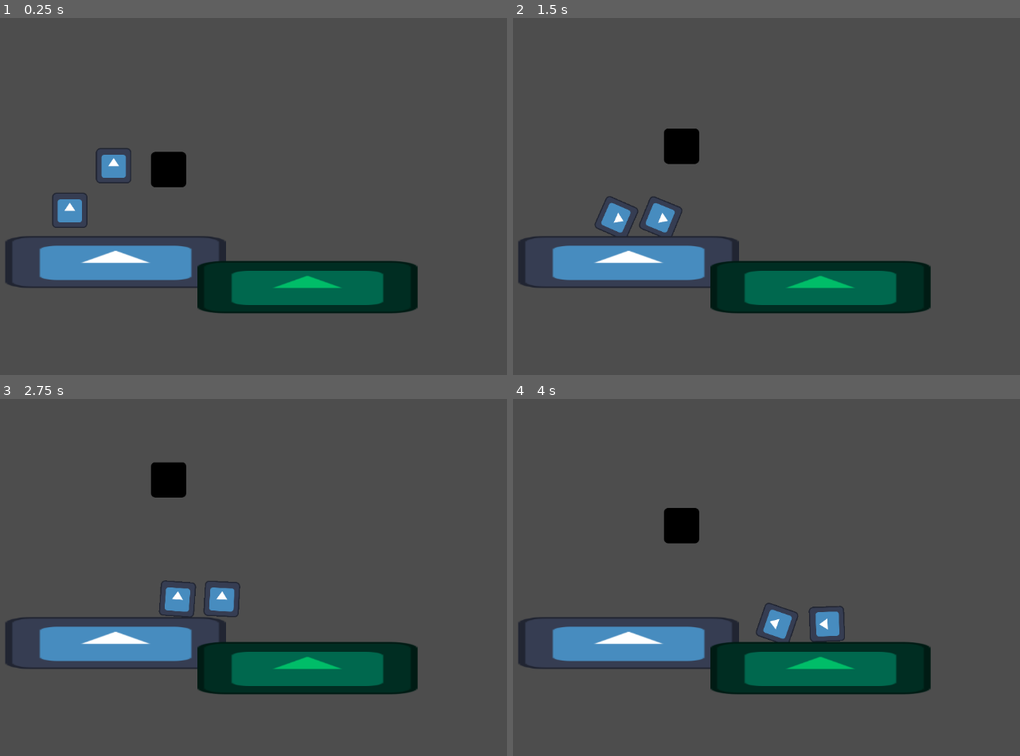
Above: before the commit, frames 1-4 (two rows, left to right).
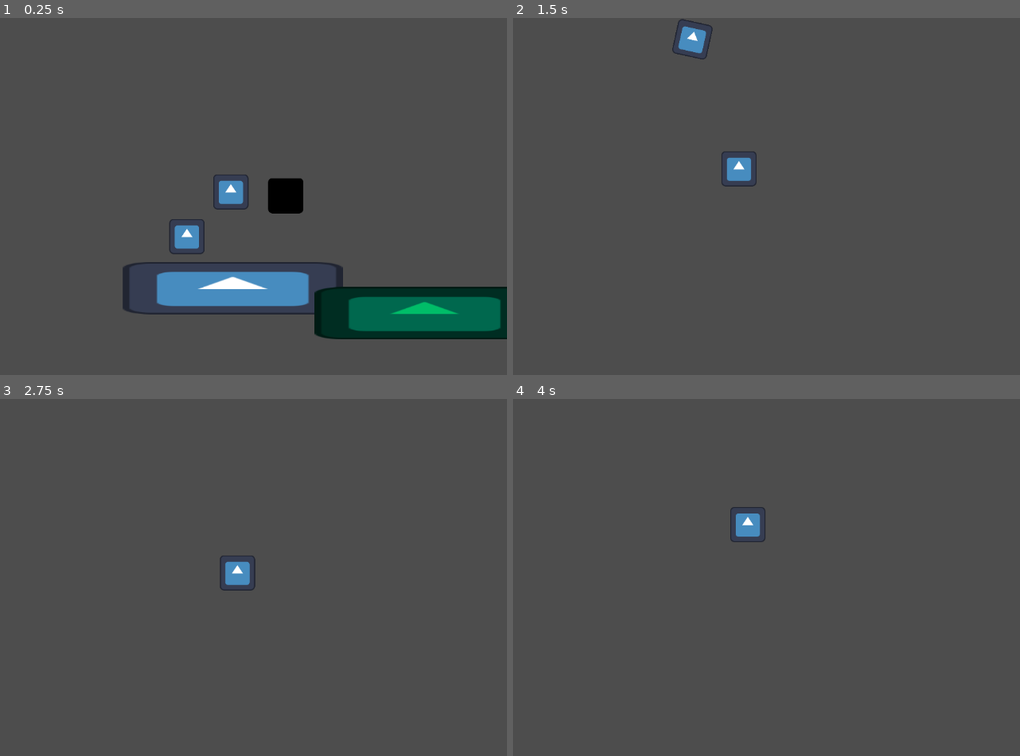
Above: after the commit, the same moments.

Repository: Feod/SaskyGodot24
Game: Godot game, scene res://MyFirst2DScene.tscn
Two runs of this game, one before a commit and one after it. Both use one fixed random seed, a clock stepped at 60 frames per second and the inputs below. The engine's default icon, where the game draws it, is replaced by a stand-in: a white triangle on a blue panel in a dark square.
Inputs:
- Up to frame 1 (0.25 s): no input
- Up to frame 2 (1.5 s): hold Right (ui_right) 0.53-1.28 s; tap Space (ui_select) at 0.6, 0.77, 1.07, 1.35 s; hold Down (ui_down) from 1.28 s (still down)
- Up to frame 3 (2.75 s): tap Space (ui_select) at 1.52, 1.82, 2.1 s; release Down (ui_down) at 2.03 s; hold Right (ui_right) from 2.03 s (still down)
- Up to frame 4 (4 s): release Right (ui_right) at 2.78 s; hold Up (ui_up) 2.78-3.53 s; tap Space (ui_select) at 2.85, 3.02, 3.32, 3.6, 3.77 s; hold Left (ui_left) from 3.53 s (still down)

The runs differ from the first frame. In frame 1, 17% of the frame differs, in the area x 1-100%, y 36-90%; in frame 2, 12%; in frame 3, 12%; in frame 4, 12%.

Commit message:
jumping player

Diff:
--- a/FollowPlayersCenter.gd
+++ b/FollowPlayersCenter.gd
@@ -1,7 +1,4 @@
-extends Node
-
-# Import PlayerManager from PlayerManager.gd
-import "res://PlayerManager.gd"
+extends Node2D
 
 # Variable to control the speed of the lerp
 @export var lerp_speed: float = 0.1
--- a/MyFirst2DScene.tscn
+++ b/MyFirst2DScene.tscn
@@ -1,9 +1,10 @@
-[gd_scene load_steps=7 format=3 uid="uid://cpukhrwtmjsnk"]
+[gd_scene load_steps=8 format=3 uid="uid://cpukhrwtmjsnk"]
 
 [ext_resource type="Script" path="res://PlayerManager.gd" id="1_3c54t"]
 [ext_resource type="Texture2D" uid="uid://bj55bxvo46kkd" path="res://icon.svg" id="1_dtpjo"]
 [ext_resource type="Script" path="res://PlayerMovement.gd" id="1_kmjb3"]
 [ext_resource type="Script" path="res://FlyingBat.gd" id="3_58g8o"]
+[ext_resource type="Script" path="res://FollowPlayersCenter.gd" id="5_vwvoy"]
 
 [sub_resource type="CircleShape2D" id="CircleShape2D_to5mw"]
 radius = 61.4003
@@ -76,3 +77,4 @@
 [node name="Camera2D" type="Camera2D" parent="."]
 position = Vector2(702, 287)
 zoom = Vector2(0.5, 0.5)
+script = ExtResource("5_vwvoy")
--- a/PlayerMovement.gd
+++ b/PlayerMovement.gd
@@ -12,6 +12,9 @@
 # Called every frame. 'delta' is the elapsed time since the previous frame.
 func _process(delta: float) -> void:
 
+	if Input.is_action_just_pressed("ui_select"):
+		PlayerRigidBody.apply_central_impulse(Vector2(0,-1000))
+
 	# Get the input directions (arrow keys)
 	var direction := Vector2(
 		Input.get_action_strength("ui_right") - Input.get_action_strength("ui_left"),
@@ -21,6 +24,5 @@
 	# Normalize the direction to prevent faster diagonal movement
 	if direction.length() > 0:
 		direction = direction.normalized()
-
 	# Apply force to the RigidBody2D
 	PlayerRigidBody.apply_central_force(direction * move_speed)
